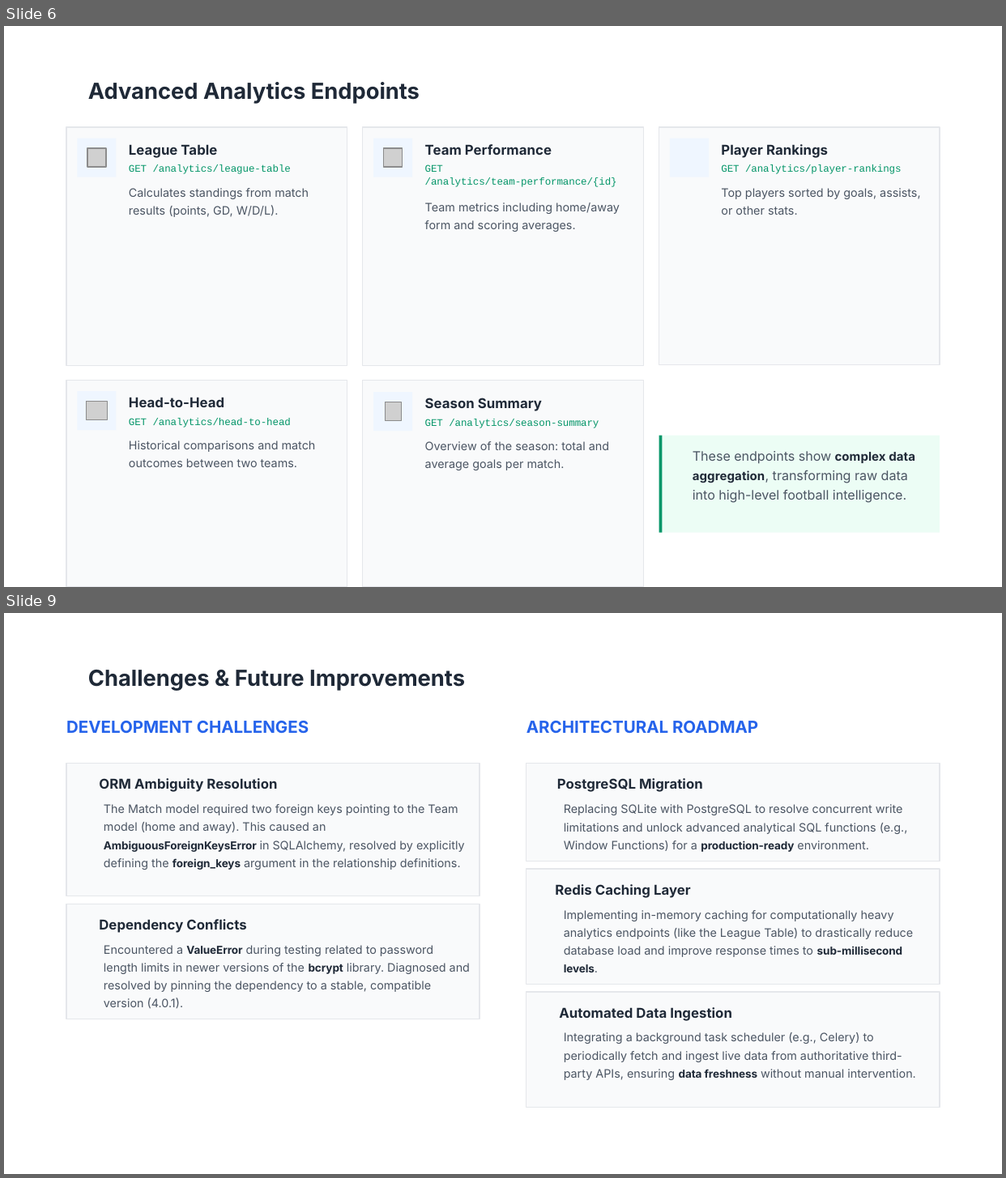
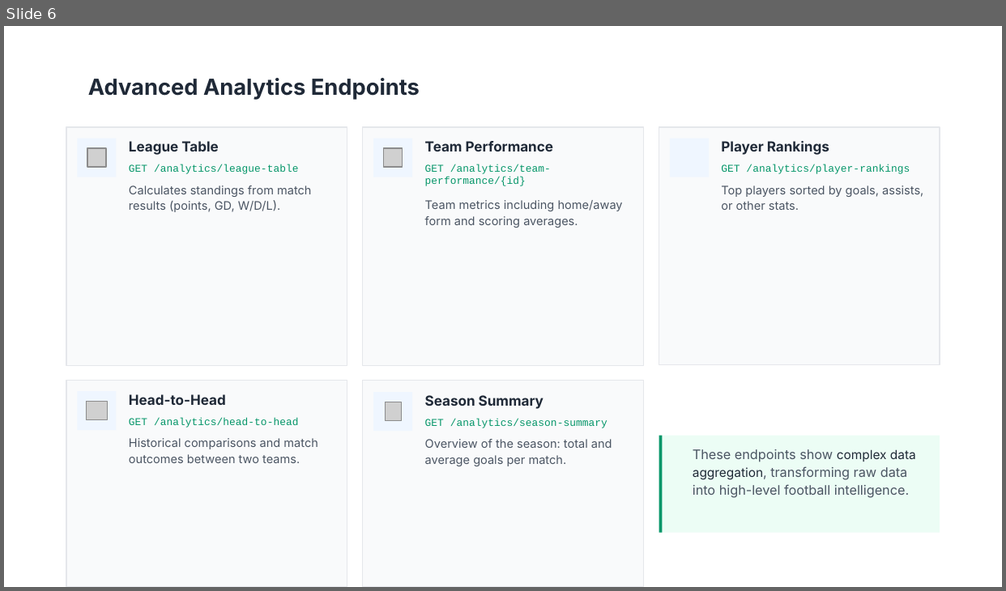
Before and after one commit to Leo-Chen-cs/Web-services-and-web-data-cw1, a slide deck: docs/Football_Analytics_API_-_Technical_Presentation.pptx. Shown one above the other, each under a label of ours: slides 6 and 9 before the commit, slide 6 after it; the slides between them are not shown. The pictures are 1006x1178 and 1006x591 pixels, drawn with LibreOffice and Linux fonts; fonts in the diff are those of the drawing; grey boxes stand for pictures; background and template pictures are left out. Boxes give left, top, right and bottom in pixels: in the first picture for what was removed or moved away, otherwise in the second. Text is boxed around its words. In the diff, an @@ line names an element or a change of style, - is before the commit and + after.

```diff
--- a/docs/Football_Analytics_API_-_Technical_Presentation.pptx
+++ b/docs/Football_Analytics_API_-_Technical_Presentation.pptx
@@ slide 9 removed at (4, 613, 1002, 1174), background picture (left out) @@
@@ text removed at (88, 670, 465, 691) @@
-Challenges & Future Improvements
@@ text removed at (66, 721, 309, 734) @@
-DEVELOPMENT CHALLENGES
@@ text removed at (526, 721, 758, 733) @@
-ARCHITECTURAL ROADMAP
@@ rectangle removed at (66, 764, 479, 897) @@
@@ text removed at (99, 778, 277, 792) @@
-ORM Ambiguity Resolution
@@ rectangle removed at (526, 764, 939, 862) @@
@@ text removed at (557, 778, 703, 792) @@
-PostgreSQL Migration
@@ text removed at (104, 804, 465, 870) @@
-The Match model required two foreign keys pointing to the Team model (home and away). This caused an AmbiguousForeignKeysError in SQLAlchemy, resolved by explicitly defining the foreign_keys argument in the relationship definitions.
@@ text removed at (564, 804, 908, 852) @@
-Replacing SQLite with PostgreSQL to resolve concurrent write limitations and unlock advanced analytical SQL functions (e.g., Window Functions) for a production-ready environment.
@@ rectangle removed at (526, 870, 939, 986) @@
@@ text removed at (555, 884, 691, 898) @@
-Redis Caching Layer
@@ rectangle removed at (66, 905, 479, 1020) @@
@@ text removed at (99, 919, 246, 933) @@
-Dependency Conflicts
@@ text removed at (564, 910, 913, 973) @@
-Implementing in-memory caching for computationally heavy analytics endpoints (like the League Table) to drastically reduce database load and improve response times to sub-millisecond levels.
@@ text removed at (104, 945, 470, 1009) @@
-Encountered a ValueError during testing related to password length limits in newer versions of the bcrypt library. Diagnosed and resolved by pinning the dependency to a stable, compatible version (4.0.1).
@@ rectangle removed at (526, 992, 939, 1108) @@
@@ text removed at (559, 1007, 732, 1021) @@
-Automated Data Ingestion
@@ text removed at (564, 1033, 915, 1080) @@
-Integrating a background task scheduler (e.g., Celery) to periodically fetch and ingest live data from authoritative third-party APIs, ensuring data freshness without manual intervention.
@@ slide 6 changed as well @@
@@ text "Advanced Analytics Endpoints" at (88, 78, 420, 100): line spacing 22pt to 1 @@
@@ size 9.9 to 10 pt; line spacing 14pt to 1 in 5 elements at (129, 141, 219, 155), (425, 141, 554, 152), (721, 141, 829, 155), (129, 395, 226, 405), (425, 395, 543, 409) @@
@@ size 7.3 to 7.5 pt; line spacing 9pt to 1 in 5 elements at (129, 165, 299, 174), (425, 165, 551, 186), (721, 165, 910, 174), (129, 417, 299, 428), (425, 418, 607, 429) @@
@@ size 8.3 to 8.5 pt; line spacing 13pt to 1.12 in 5 elements at (129, 186, 311, 212), (425, 200, 623, 228), (721, 186, 923, 210), (129, 438, 317, 463), (425, 439, 612, 467) @@
@@ text "These endpoints show complex data ..." at (692, 450, 916, 498): size 9.4 to 9.5 pt in "These endpoints show aggregation, transforming raw data ..."; size 8.8 to 9 pt, bold off in "complex data aggregation,"; line spacing 14pt to 1.12 @@
```
Also in this commit, not shown: 7 other slides changed, 4 slides added, 3 other files.
